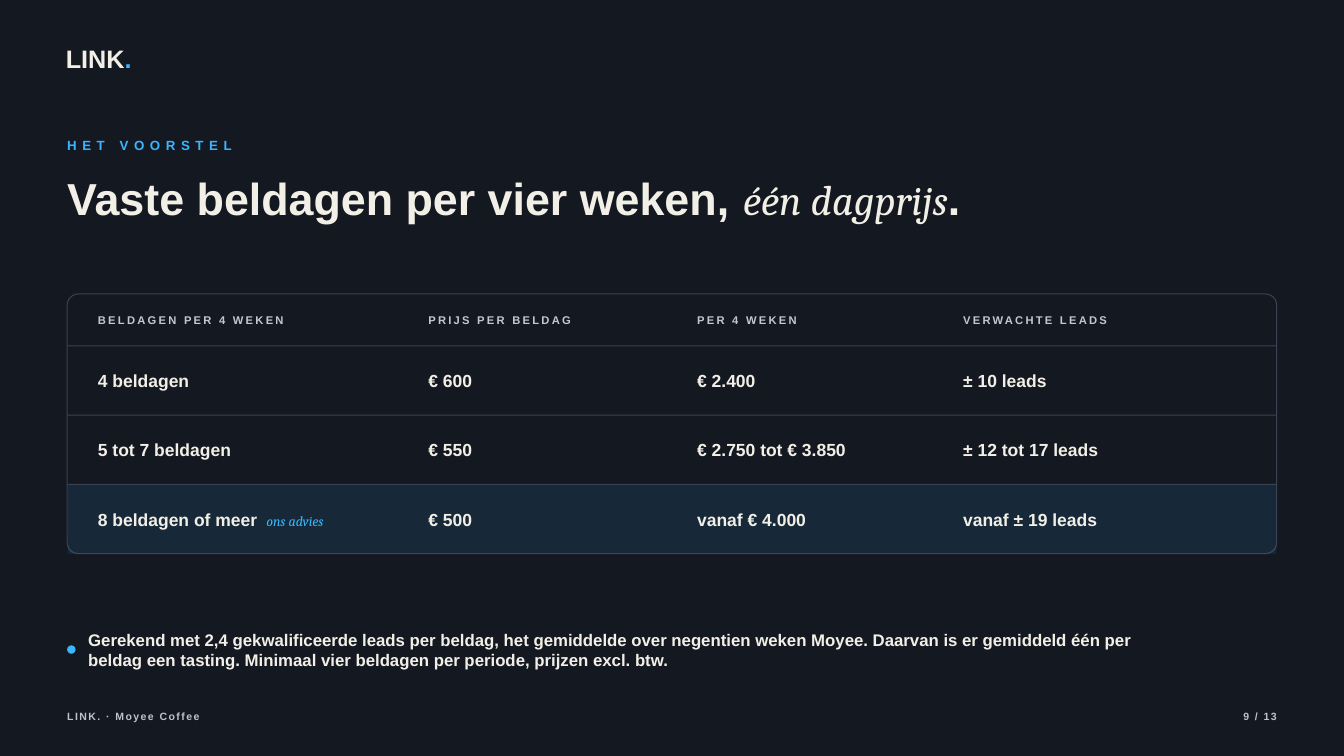
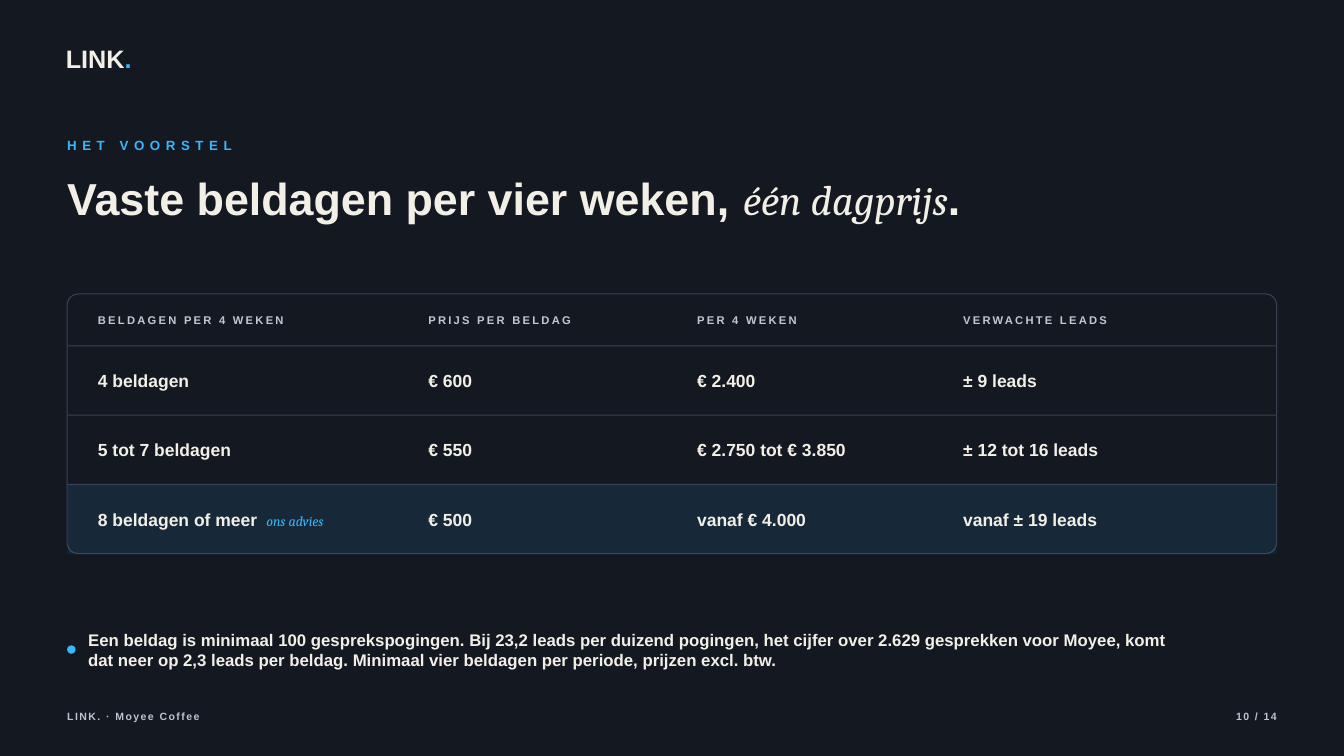
Before and after one commit to hens-lang/Test, a slide deck: slide 10 of output/LINK. voorstel Moyee Coffee.pptx (slide 9 before the commit). Drawn at 1344x756 pixels with LibreOffice and Linux fonts; fonts in the diff are those of the drawing. Boxes give left, top, right and bottom in pixels: in the first picture for what was removed or moved away, otherwise in the second. Text is boxed around its words. In the diff, an @@ line names an element or a change of style, - is before the commit and + after.

```diff
--- a/output/LINK. voorstel Moyee Coffee.pptx
+++ b/output/LINK. voorstel Moyee Coffee.pptx
@@ text at [978, 374, 1037, 387]: text changed @@
-± 10 leads
+± 9 leads
@@ text at [978, 443, 1098, 456]: text changed @@
-± 12 tot 17 leads
+± 12 tot 16 leads
@@ text at [88, 634, 1165, 670]: text changed @@
-Gerekend met 2,4 gekwalificeerde leads per beldag, het gemiddelde over negentien weken Moyee. Daarvan is er gemiddeld één per beldag een tasting. Minimaal vier beldagen per periode, prijzen excl. btw.
+Een beldag is minimaal 100 gesprekspogingen. Bij 23,2 leads per duizend pogingen, het cijfer over 2.629 gesprekken voor Moyee, komt dat neer op 2,3 leads per beldag. Minimaal vier beldagen per periode, prijzen excl. btw.
@@ text at [1236, 712, 1277, 720]: text changed @@
-9 / 13
+10 / 14
```
Also in this commit, not shown: 12 other slides changed, 1 slide added, 27 other files.
